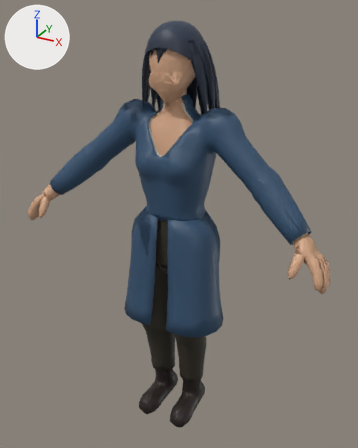
What one commit did to the glTF model tidebreakers/public/assets/chars/seren.glb.
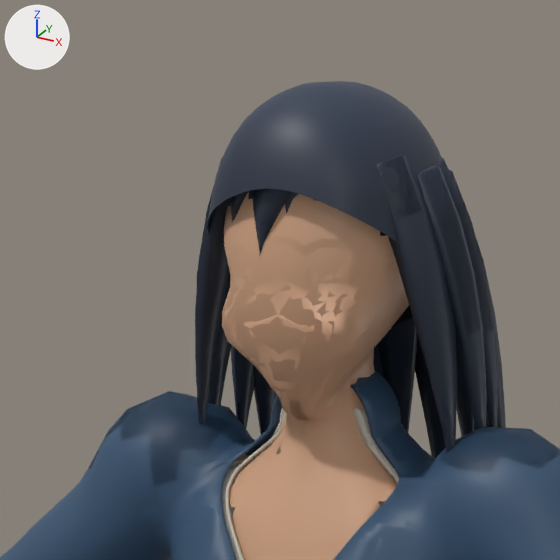
Old and new are each drawn whole from a 50 mm camera at (0.933, -1.661, 1.775) aimed at (0.0, 0.035, 0.927) and again close up on the part from 26% to 65% of the width and 0% to 31% of the height. Arrows for +X, +Y and +Z are at upper left; the lights stay in place. The first two pictures are the older version. Vertices at exactly the same position are counted once.

Objects in the first close-up: 'seren', 'seren_LOD1'.
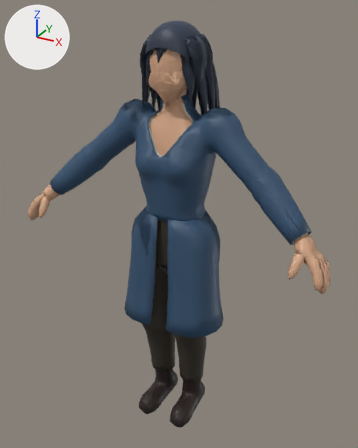
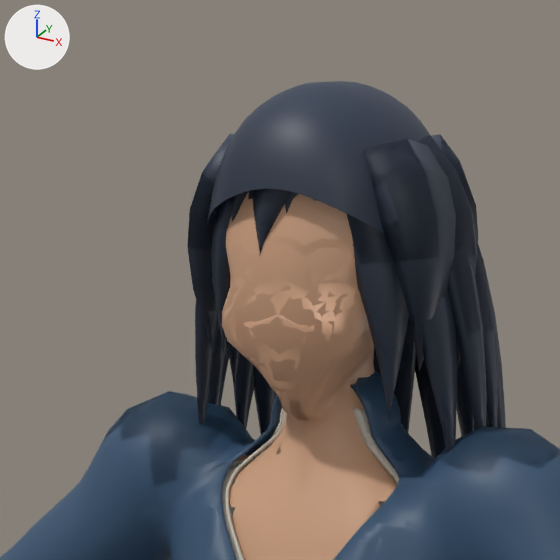
Changed parts and their boxes [x1, y1, x2, y2] in the close-ups (560 x 560 px):
part 1 of me_seren_skin, added: after [347, 214, 409, 421]
part 2 of me_seren_skin, added (mostly hidden): after [226, 338, 239, 390]
part 3 of me_seren_skin, added: after [211, 199, 230, 354]
part 4 of me_seren_skin, added: after [364, 139, 456, 372]
part 5 of me_seren_skin, added: after [418, 135, 477, 369]
part 6 of me_seren_skin, added: after [440, 134, 478, 242]
part 7 of me_seren_skin, added: after [187, 135, 229, 355]
part 8 of me_seren_skin_001, built on: [56, 83, 533, 560] in both

The change, as a list of edits to the scene's bpy script:
```text
Change me_seren_skin:
    used by ob_seren; location = (0.0, 0.0, 0.0)
    remove me_seren_skin.from_pydata(...)  # 26062 vertices, 51676 faces; spans x -0.68..0.68, y -0.2..0.2, z -0.02..1.73
    add me_seren_skin.from_pydata(...)  # 26810 vertices, 53104 faces; spans x -0.68..0.68, y -0.2..0.2, z -0.02..1.73
    me_seren_skin part 1: the loose piece of 44 vertices spanning x 0.06..0.14, y -0.05..0.01, z 1.37..1.67 is copied, and the copy is multiplied about its middle by the matrix ((1.281, 0.484, 0.078), (-0.653, 1.188, 0.063), (0.413, -0.168, 0.931)), then moved by (-0.05, -0.02, 0.05); it spans x 0.01..0.1, y -0.07..0.03, z 1.44..1.7
    me_seren_skin part 2: the loose piece of 44 vertices spanning x -0.14..-0.06, y -0.05..0.01, z 1.37..1.67 is copied, and the copy is multiplied about its middle by the matrix ((1.423, 0.308, -0.03), (-0.177, 1.25, 0.098), (-0.407, -0.184, 0.93)), then moved by (0.03, 0.02, 0.05); it spans x -0.11..-0.02, y -0.03..0.05, z 1.44..1.7
    me_seren_skin part 3: the loose piece of 44 vertices spanning x -0.06..-0.01, y -0.08..-0.03, z 1.6..1.69 is copied, and the copy is multiplied about its middle by the matrix ((1.891, 0.754, -0.184), (-0.506, 1.838, -0.008), (0.358, 0.236, 2.434)), then moved by (-0.01, 0.03, -0.04); it spans x -0.11..-0.01, y -0.07..0.03, z 1.49..1.7
    me_seren_skin part 4: the loose piece of 44 vertices spanning x 0.06..0.14, y -0.05..0.01, z 1.37..1.67 is copied, and the copy is multiplied about its middle by the matrix ((1.461, 0.093, 0.192), (-0.228, 1.467, 0.071), (0.393, -0.181, 0.725)), then moved by (-0.02, -0.01, 0.05); it spans x 0.06..0.13, y -0.06..0.03, z 1.48..1.68
    me_seren_skin part 5: the loose piece of 44 vertices spanning x 0.08..0.15, y -0.01..0.06, z 1.36..1.66 is copied, and the copy is multiplied about its middle by the matrix ((1.432, -0.104, 0.155), (0.103, 1.329, 0.054), (0.346, 0.038, 0.782)), then moved by (-0.03, 0.01, 0.06); it spans x 0.06..0.13, y -0.01..0.08, z 1.47..1.68
    me_seren_skin part 6: the loose piece of 44 vertices spanning x 0.07..0.14, y 0.03..0.1, z 1.36..1.66 is copied, and the copy is multiplied about its middle by the matrix ((1.398, -0.673, 0.178), (0.521, 1.471, 0.109), (0.376, 0.218, 0.657)), then moved by (-0.05, 0.01, 0.08); it spans x 0.02..0.12, y 0.03..0.13, z 1.5..1.68
    me_seren_skin part 7: the loose piece of 44 vertices spanning x -0.14..-0.06, y -0.05..0.01, z 1.37..1.67 is copied, and the copy is multiplied about its middle by the matrix ((1.467, -0.078, -0.191), (0.205, 1.467, 0.071), (-0.394, -0.169, 0.725)), then moved by (0.02, -0.01, 0.05); it spans x -0.13..-0.06, y -0.06..0.03, z 1.48..1.68
    other edits to the shape of me_seren_skin do not show in these pictures
Change me_seren_skin_001:
    used by ob_seren_lod1; location = (0.0, 0.0, 0.0)
    remove me_seren_skin_001.from_pydata(...)  # 11817 vertices, 23253 faces; spans x -0.68..0.68, y -0.2..0.2, z -0.02..1.73
    add me_seren_skin_001.from_pydata(...)  # 12171 vertices, 23895 faces; spans x -0.68..0.68, y -0.2..0.2, z -0.02..1.73
    me_seren_skin_001 part 8: 38 vertices moved within x -0.56..0.56, y -0.14..0.13, z 0.05..1.57; 291 vertices removed from x -0.66..0.66, y -0.14..0.15, z -0.01..1.72; 645 vertices added at x -0.6..0.6, y -0.11..0.15, z 0.01..1.72
```
